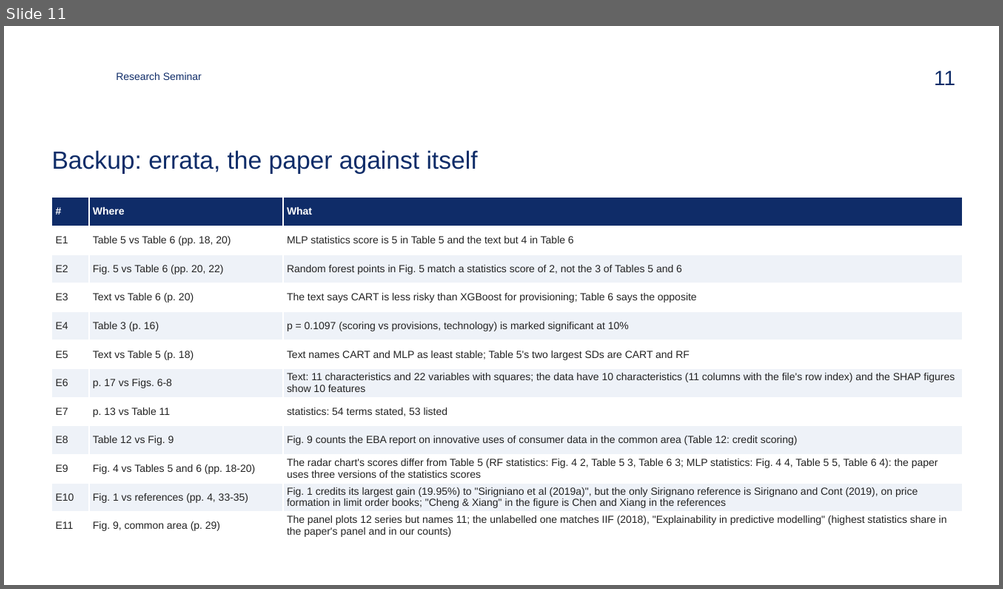
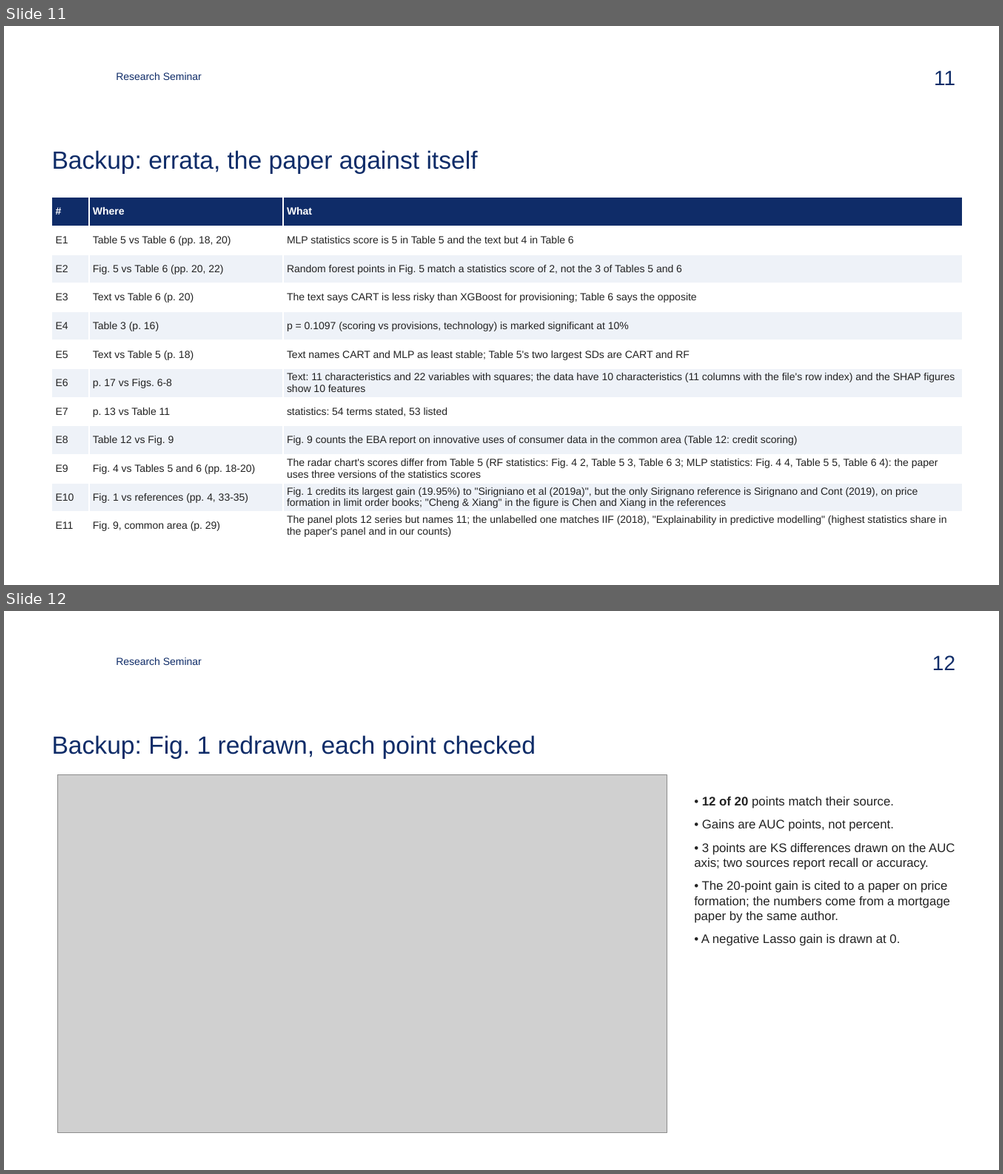
Before and after one commit to zavaz5/ml-model-risk, a slide deck: docs/presentation.pptx. Shown one above the other, each under a label of ours: slide 11 before the commit, slides 11 and 12 after it. The pictures are 1003x589 and 1003x1174 pixels, drawn with LibreOffice and Linux fonts; fonts in the diff are those of the drawing; grey boxes stand for pictures; background and template pictures are left out. Boxes give left, top, right and bottom in pixels: in the first picture for what was removed or moved away, otherwise in the second. Text is boxed around its words. In the diff, an @@ line names an element or a change of style, - is before the commit and + after.

Commit message:
Redraw the paper's Figs. 1, 4, 6-8 and 9 and add them as backup slides
- Fig. 1: the paper's plotted gains, each point coloured by what its source says.
- Fig. 4: the paper's radar (read off the PDF) next to ours from the I13 rule.
- Figs. 6-8: our SHAP summary plots (XGBoost in log-odds, as in the paper);
  our XGBoost top four match the paper's Fig. 7.
- Fig. 9: per-document shares in the paper's four-panel layout, the paper's
  values and ours in separate figures.
The README gains a section with all of them.

```diff
--- a/docs/presentation.pptx
+++ b/docs/presentation.pptx
@@ slide 12 added at (x1=4, y1=611, x2=999, y2=1170), background #FFFFFF; not listed: 1 template element that a slide beside it also shows @@
@@ text added at (x1=116, y1=658, x2=202, y2=665), 10 pt, text #0F2C68 @@
+Research Seminar
@@ title added at (x1=52, y1=735, x2=535, y2=759), 24 pt, text #0F2C68 @@
+Backup: Fig. 1 redrawn, each point checked
@@ picture added at (x1=58, y1=775, x2=667, y2=1133) @@
@@ text added at (x1=694, y1=797, x2=954, y2=946), 12 pt, text #222222 @@
+• 12 of 20 points match their source.
+• Gains are AUC points, not percent.
+• 3 points are KS differences drawn on the AUC axis; two sources report recall or accuracy.
+• The 20-point gain is cited to a paper on price formation; the numbers come from a mortgage paper by the same author.
+• A negative Lasso gain is drawn at 0.
```
Also in this commit, not shown: 3 other slides added, 18 other files.
